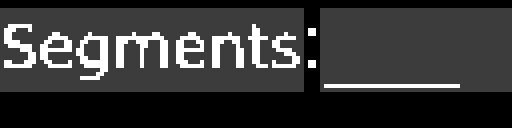
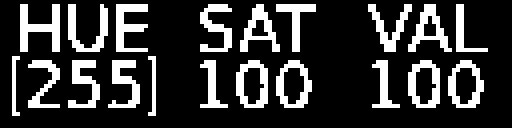
Revision of a layered 512 x 128 image; what changed, layer by layer:
hid "-e- SEGMENTS_OPTION" over [left=4, top=24, right=300, bottom=80]
hid "-e- colon" over [left=308, top=28, right=316, bottom=68]
showed "100" (1st of 2) over [left=200, top=60, right=312, bottom=108]
showed "100" (2nd of 2) over [left=372, top=60, right=484, bottom=108]
showed "255" over [left=28, top=60, right=140, bottom=108]
showed "-e- selection_bar_sub", painted on it over [left=12, top=56, right=156, bottom=116]
showed group "-e- HSV_PAGE" (3 layers) over [left=20, top=4, right=488, bottom=52]
